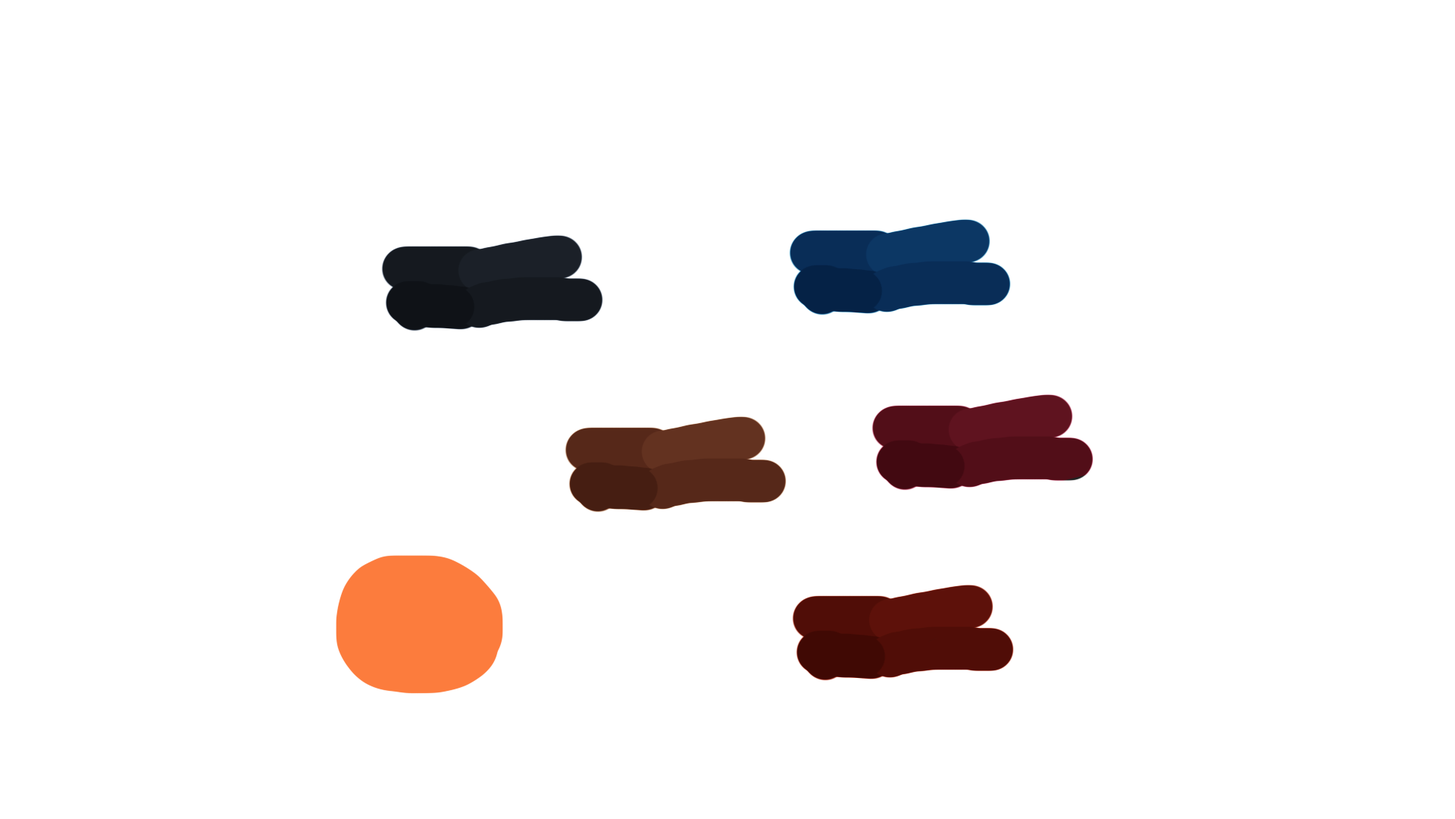
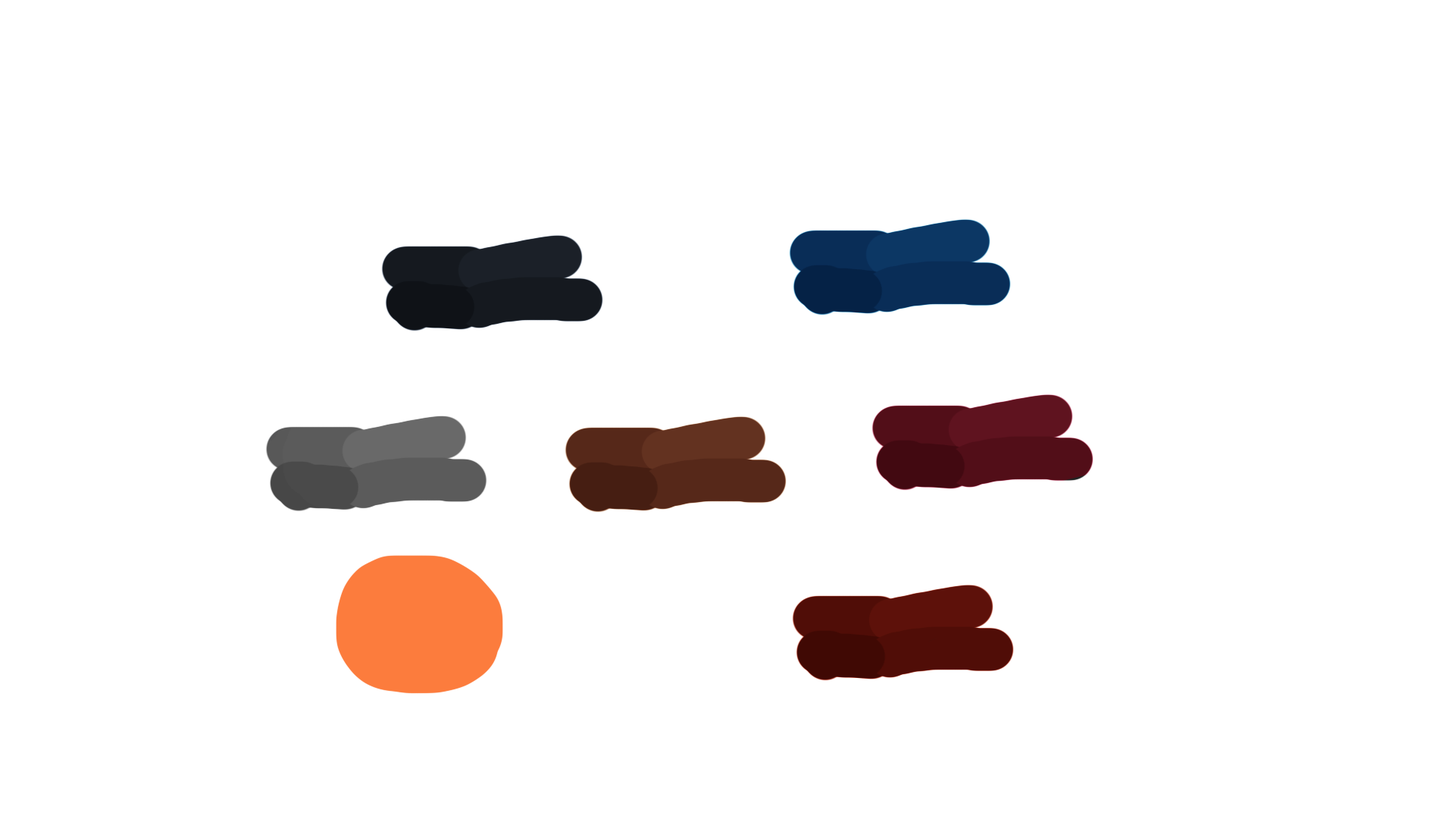
Two versions of the same layered image (1455×819). Layer-by-layer changes:
moved "Layer 4" above "Layer 1 copy 5", painted on it over [265, 415, 488, 512]
added layer "Layer 1 copy 5" above "Layer 1 copy" over [265, 415, 488, 512]
